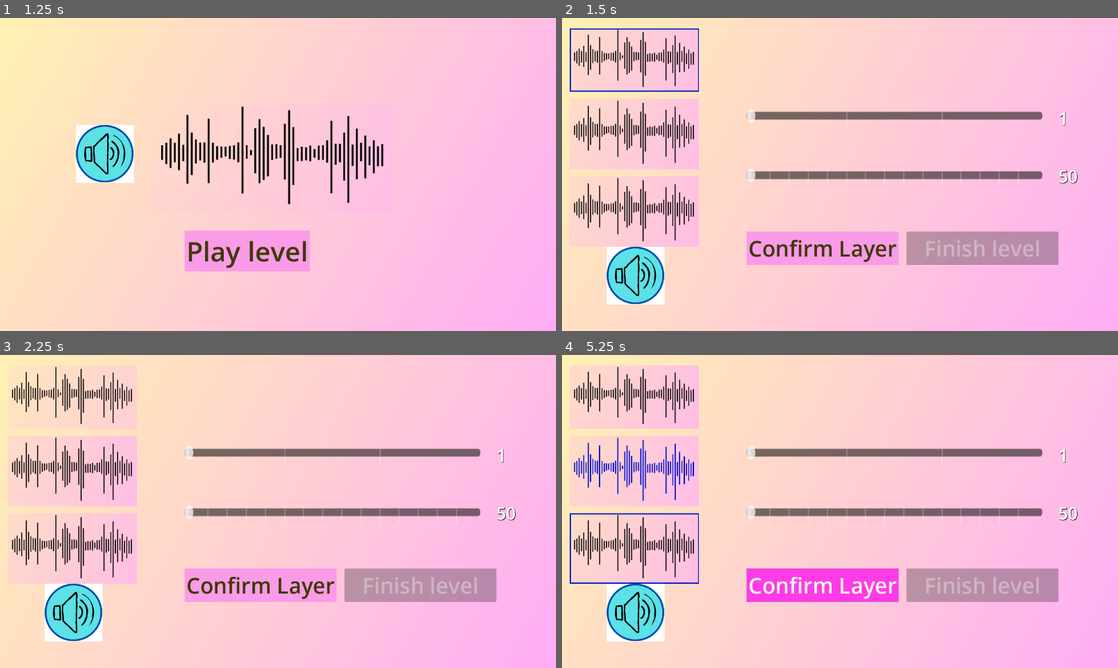
Above: before the commit, frames 1-4 (two rows, left to right).
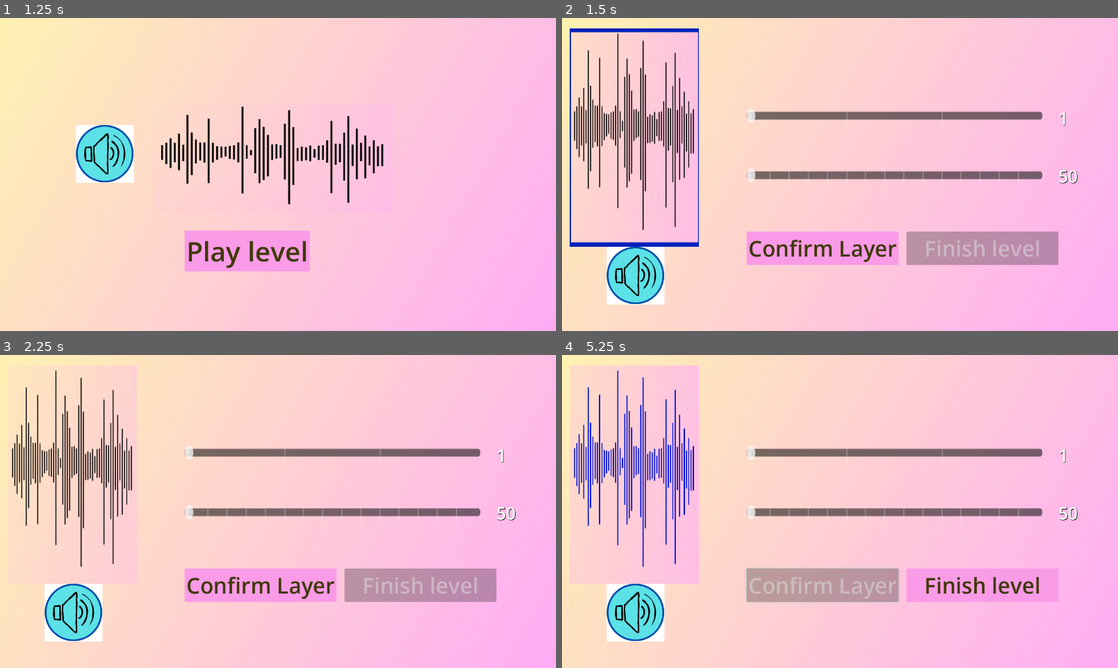
Above: after the commit, the same moments.

Repository: TheoThenault/LayerTune
Game: Godot game, scene res://Scenes/main_scene.tscn
Same seed, same stepped clock (60 frames per second), same inputs: the game is played once before the commit and once after it.
Inputs (mouse positions are in pixels of both pictures, inside the frame that each line leads up to; where the layout moved, square brackets give the same spot in the first picture):
- Up to frame 1 (1.25 s): click "1" at 0.5 s
- Up to frame 2 (1.5 s): click "Play level" at 1.25 s
- Up to frame 3 (2.25 s): click (72, 473) [72, 395] at 2 s
- Up to frame 4 (5.25 s): click (634, 473) [634, 395] at 2.75 s; click (634, 470) at 3.52 s; click (634, 470) at 4.27 s; click "Confirm Layer" at 5 s

Frame 1 is identical in both runs. In frame 2, 4.5% of the frame differs, in the area x 1-25%, y 3-74%; in frame 3, 3.2%; in frame 4, 10%, in the area x 1-90%, y 3-79%.

Commit message:
game fully working

Diff:
--- a/Levels/niveau1.tscn
+++ b/Levels/niveau1.tscn
@@ -5,14 +5,12 @@
 [node name="Niveau" type="Node"]
 script = ExtResource("1_mv01y")
 enable1 = true
-instrument1 = "Drum"
-note1 = 4
-bpm1 = 50
-enable2 = true
+instrument1 = "Piano"
+note1 = 22
+bpm1 = 100
 instrument2 = "Banjo"
 note2 = 19
 bpm2 = 125
-enable3 = true
 instrument3 = "Piano"
 note3 = 32
 bpm3 = 75
--- /dev/null
+++ b/Levels/niveau2.tscn
@@ -0,0 +1,17 @@
+[gd_scene load_steps=2 format=3 uid="uid://okswx6tmdu2x"]
+
+[ext_resource type="Script" path="res://Levels/niveau_script.gd" id="1_bm17h"]
+
+[node name="Niveau" type="Node"]
+script = ExtResource("1_bm17h")
+enable1 = true
+instrument1 = "Piano"
+note1 = 22
+bpm1 = 100
+enable2 = true
+instrument2 = "Banjo"
+note2 = 19
+bpm2 = 125
+instrument3 = "Piano"
+note3 = 32
+bpm3 = 75
--- a/Levels/niveau_script.gd
+++ b/Levels/niveau_script.gd
@@ -113,15 +113,14 @@
 		GAME.pitchshifts.append(pitchshift)
 		AudioServer.add_bus_effect(bus_index, GAME.pitchshifts[layer.numero])
 		if (layer.note > 23):
-			GAME.pitchshifts[layer.numero].pitch_scale = pow(2, (note1-29)/12.0)
+			GAME.current_note.append(layer.note-29)
 			GAME.current_note_stream.append(get_node("../Sounds/"+layer.instrument+"/Fa4"))
 		elif (layer.note > 11):
-			GAME.pitchshifts[layer.numero].pitch_scale = pow(2, (note1-17)/12.0)
+			GAME.current_note.append(layer.note-17)
 			GAME.current_note_stream.append(get_node("../Sounds/"+layer.instrument+"/Fa3"))
 		else:
-			GAME.pitchshifts[layer.numero].pitch_scale = pow(2, (note1-5)/12.0)
+			GAME.current_note.append(layer.note-5)
 			GAME.current_note_stream.append(get_node("../Sounds/"+layer.instrument+"/Fa2"))
-
 
 func number_of_layer() -> int:
 	var res = 0
--- a/Scripts/Audio.gd
+++ b/Scripts/Audio.gd
@@ -2,17 +2,20 @@
 
 var play_layer: bool
 var play_level: bool
+var play_player_level: bool
 var lastTimePlayed: Array[float]
 
 func playNote() -> void:
 	if(GAME.current_layer):
 		if (Time.get_unix_time_from_system() - lastTimePlayed[GAME.current_layer.numero] >= 60/GAME.current_bpm[GAME.current_layer.numero]):
+			GAME.pitchshifts[GAME.current_layer.numero].pitch_scale = pow(2, (GAME.current_note[GAME.current_layer.numero])/12.0)
 			GAME.current_note_stream[GAME.current_layer.numero].play()
 			lastTimePlayed[GAME.current_layer.numero] = Time.get_unix_time_from_system()
 
 func playAll() -> void:
 	for note in range(0, GAME.current_note_stream.size()):
 		if (Time.get_unix_time_from_system() - lastTimePlayed[note] >= 60/GAME.current_bpm[note]):
+			GAME.pitchshifts[note].pitch_scale = pow(2, (GAME.current_note[note])/12.0)
 			GAME.current_note_stream[note].play()
 			lastTimePlayed[note] = Time.get_unix_time_from_system()
 
@@ -21,7 +24,29 @@
 		lastTimePlayed.append(Time.get_unix_time_from_system())
 
 func _process(delta: float) -> void:
-	if (play_layer):
+
+	if (play_level && play_player_level):
+		AUDIO.playAll()
+	elif (play_level && !play_player_level):
+		AUDIO.playAllRight()
+	elif (play_layer):
 		AUDIO.playNote()
-	if (play_level):
-		AUDIO.playAll()
+
+func playAllRight() -> void:
+	var current_bpm : Array[float]
+	var current_note : Array[float]
+
+	for layer in GAME.current_level.layers:
+		current_bpm.append(layer.bpm)
+		if (layer.note > 23):
+			current_note.append(layer.note-29)
+		elif (layer.note > 11):
+			current_note.append(layer.note-17)
+		else:
+			current_note.append(layer.note-5)
+
+	for note in range(0, GAME.current_note_stream.size()):
+		if (Time.get_unix_time_from_system() - lastTimePlayed[note] >= 60/current_bpm[note]):
+			GAME.pitchshifts[note].pitch_scale = pow(2, (current_note[note])/12.0)
+			GAME.current_note_stream[note].play()
+			lastTimePlayed[note] = Time.get_unix_time_from_system()
--- a/Scripts/Buttons/levelend_button_menu.gd
+++ b/Scripts/Buttons/levelend_button_menu.gd
@@ -24,10 +24,6 @@
 	if(niveau):
 		niveau.queue_free()
 
-	print("Valider l niveau si bon")
+	print("Valider le niveau si bon")
 
-	GAME.confirmed_layer = 0
-	GAME.current_layer = null
-	GAME.current_level = null
-	GAME.ConfirmLayer.disabled = false
-	GAME.FinishLevel.disabled = true
+	GAME.clean()
--- a/Scripts/Buttons/levelend_button_play_player_music.gd
+++ b/Scripts/Buttons/levelend_button_play_player_music.gd
@@ -13,3 +13,5 @@
 
 func _on_pressed() -> void:
 	print("Jouer la musique composée par le joueur.")
+	AUDIO.play_level = !AUDIO.play_level
+	AUDIO.play_player_level = true
--- a/Scripts/Buttons/levelend_end_button_player_preview.gd
+++ b/Scripts/Buttons/levelend_end_button_player_preview.gd
@@ -13,3 +13,5 @@
 
 func _on_pressed() -> void:
 	print("Jouer la preview du son :)")
+	AUDIO.play_level = !AUDIO.play_level
+	AUDIO.play_player_level = false
--- a/Scripts/Buttons/levelplay_button_finish_level.gd
+++ b/Scripts/Buttons/levelplay_button_finish_level.gd
@@ -15,7 +15,8 @@
 
 func _on_pressed() -> void:
 	print("Level finished go to \"LevelEnd\"")
-
+	AUDIO.play_layer = false
+	AUDIO.play_level = false
 	GAME.verify_level()
 
 	GAME.LevelPlay.hide()
--- a/Scripts/Buttons/levelplayer_button_play.gd
+++ b/Scripts/Buttons/levelplayer_button_play.gd
@@ -2,3 +2,5 @@
 
 func _on_pressed() -> void:
 	print("Jouer la musique écrite par le joueur")
+	AUDIO.play_level = !AUDIO.play_level
+	AUDIO.play_player_level = true
--- a/Scripts/Buttons/levelstart_play_preview.gd
+++ b/Scripts/Buttons/levelstart_play_preview.gd
@@ -13,5 +13,6 @@
 
 func _on_pressed() -> void:
 	print("Jouer la preview du niveau");
-	AUDIO.play_level = true;
+	AUDIO.play_level = !AUDIO.play_level;
+	AUDIO.play_player_level = false
 	# Ajouter la lecture de son
--- a/Scripts/Game.gd
+++ b/Scripts/Game.gd
@@ -5,6 +5,7 @@
 var current_level_number : int
 var current_note_stream : Array[AudioStreamPlayer]
 var current_bpm : Array[float]
+var current_note: Array[float]
 var pitchshifts: Array[AudioEffectPitchShift]
 
 
@@ -131,3 +132,16 @@
 		current_level = niveau_res.instantiate()
 		current_level.name = "NIVEAU"
 		get_node("/root/MainScene").add_child(current_level)
+
+func clean() -> void:
+	GAME.confirmed_layer = 0
+	GAME.current_layer = null
+	GAME.current_level = null
+	GAME.ConfirmLayer.disabled = false
+	GAME.FinishLevel.disabled = true
+	for pitchshift in GAME.pitchshifts:
+		pitchshift.pitch_scale = 1
+	GAME.pitchshifts.clear()
+	GAME.current_note.clear()
+	GAME.current_bpm.clear()
+	GAME.current_note_stream.clear()
--- a/Scripts/Slider/h_slider.gd
+++ b/Scripts/Slider/h_slider.gd
@@ -9,11 +9,11 @@
 	labelNOTE.text = "%d" % value
 
 	if (value > 23):
-		GAME.pitchshifts[GAME.current_layer.numero].pitch_scale = pow(2, (value-29)/12.0)
+		GAME.current_note[GAME.current_layer.numero] = value-29
 		GAME.current_note_stream[GAME.current_layer.numero] = get_node("../../Sounds/"+GAME.current_layer.instrument+"/Fa4")
 	elif (value > 11):
-		GAME.pitchshifts[GAME.current_layer.numero].pitch_scale = pow(2, (value-17)/12.0)
+		GAME.current_note[GAME.current_layer.numero] = value-17
 		GAME.current_note_stream[GAME.current_layer.numero] = get_node("../../Sounds/"+GAME.current_layer.instrument+"/Fa3")
 	else:
-		GAME.pitchshifts[GAME.current_layer.numero].pitch_scale = pow(2, (value-5)/12.0)
+		GAME.current_note[GAME.current_layer.numero] = value-5
 		GAME.current_note_stream[GAME.current_layer.numero] = get_node("../../Sounds/"+GAME.current_layer.instrument+"/Fa2")
